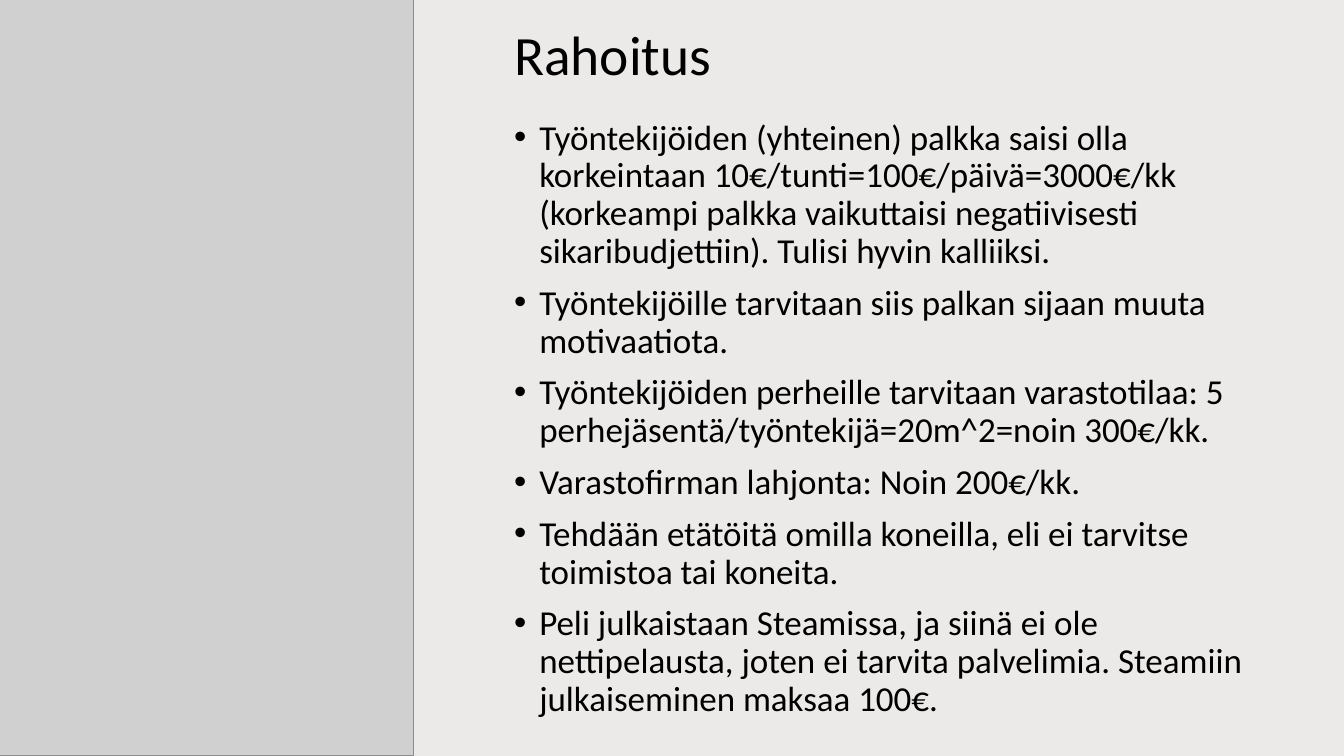
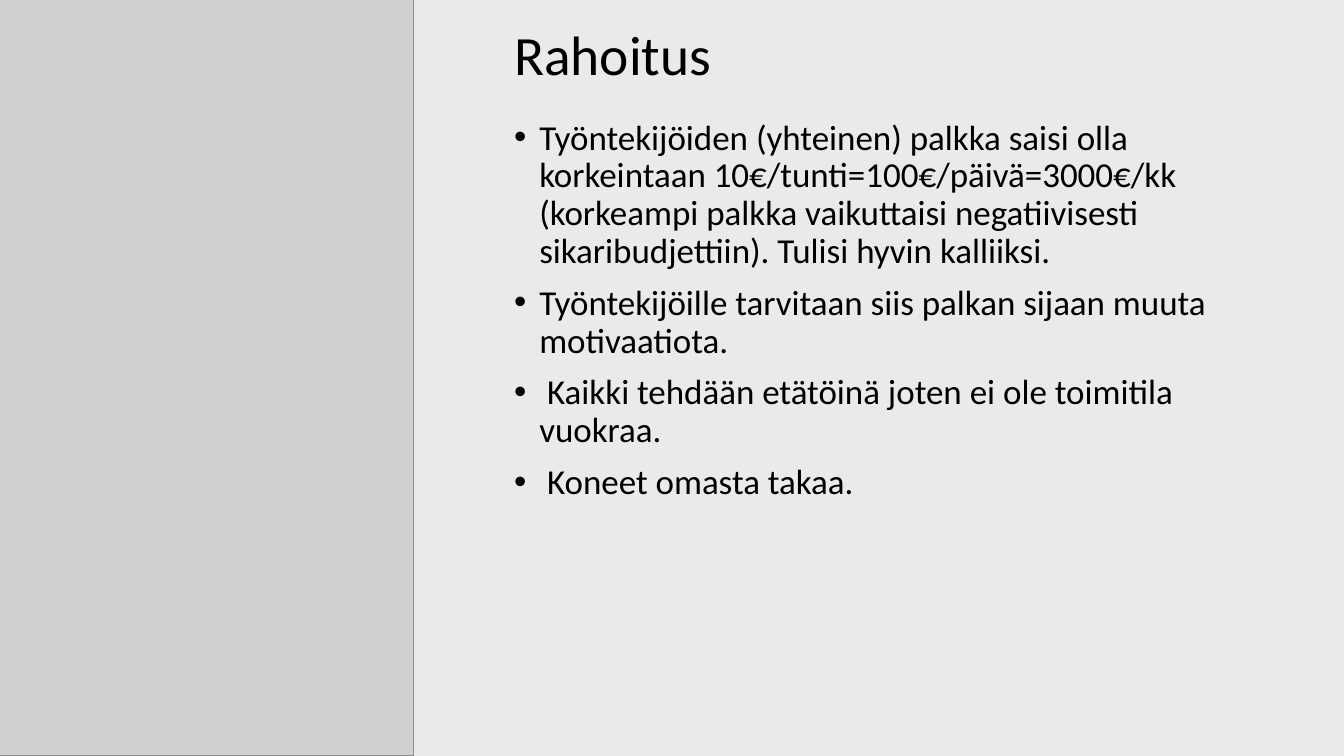
Before and after one commit to NooaKallio/Projekti, a slide deck: slide 12 of Misc/Presentation.pptx. Drawn at 1344x756 pixels with LibreOffice and Linux fonts; fonts in the diff are those of the drawing; grey boxes stand for pictures. Boxes give left, top, right and bottom in pixels: in the first picture for what was removed or moved away, otherwise in the second. Text is boxed around its words. In the diff, an @@ line names an element or a change of style, - is before the commit and + after.

```diff
--- a/Misc/Presentation.pptx
+++ b/Misc/Presentation.pptx
@@ text at box(539, 379, 1173, 495): text changed @@
-• Työntekijöiden perheille tarvitaan varastotilaa: 5 perhejäsentä/työntekijä=20m^2=noin 300€/kk.
-• Varastofirman lahjonta: Noin 200€/kk.
-• Tehdään etätöitä omilla koneilla, eli ei tarvitse toimistoa tai koneita.
-• Peli julkaistaan Steamissa, ja siinä ei ole nettipelausta, joten ei tarvita palvelimia. Steamiin julkaiseminen maksaa 100€.
+• Kaikki tehdään etätöinä joten ei ole toimitila vuokraa.
+• Koneet omasta takaa.
```
Also in this commit, not shown: 6 other slides changed.
